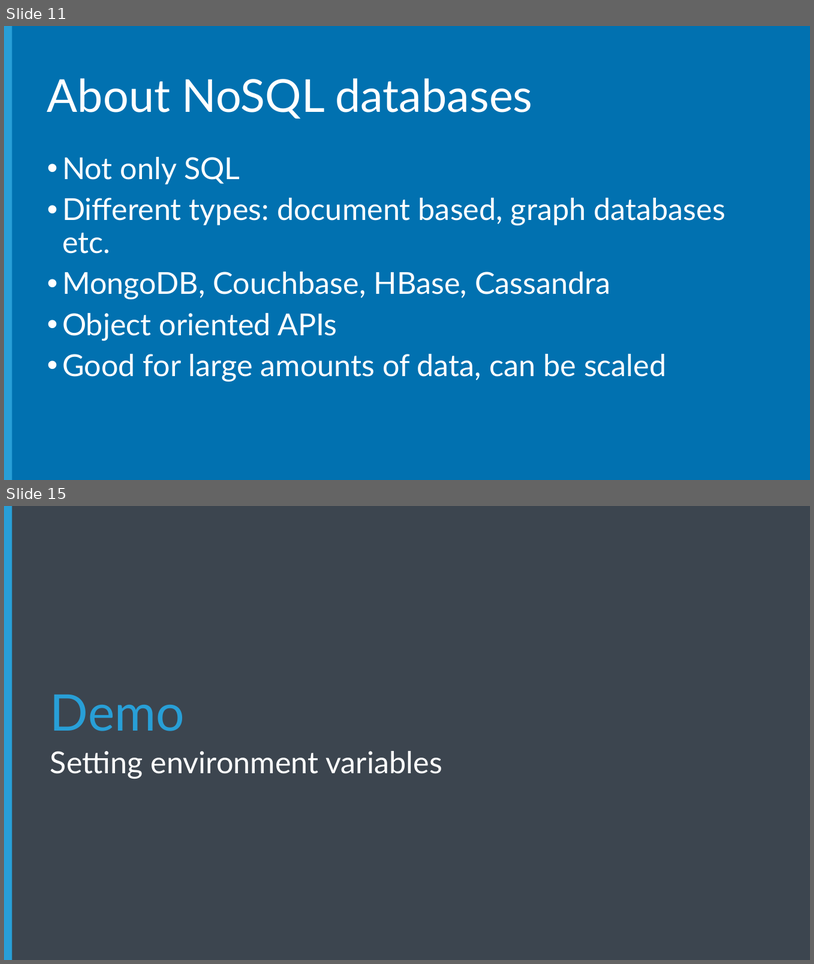
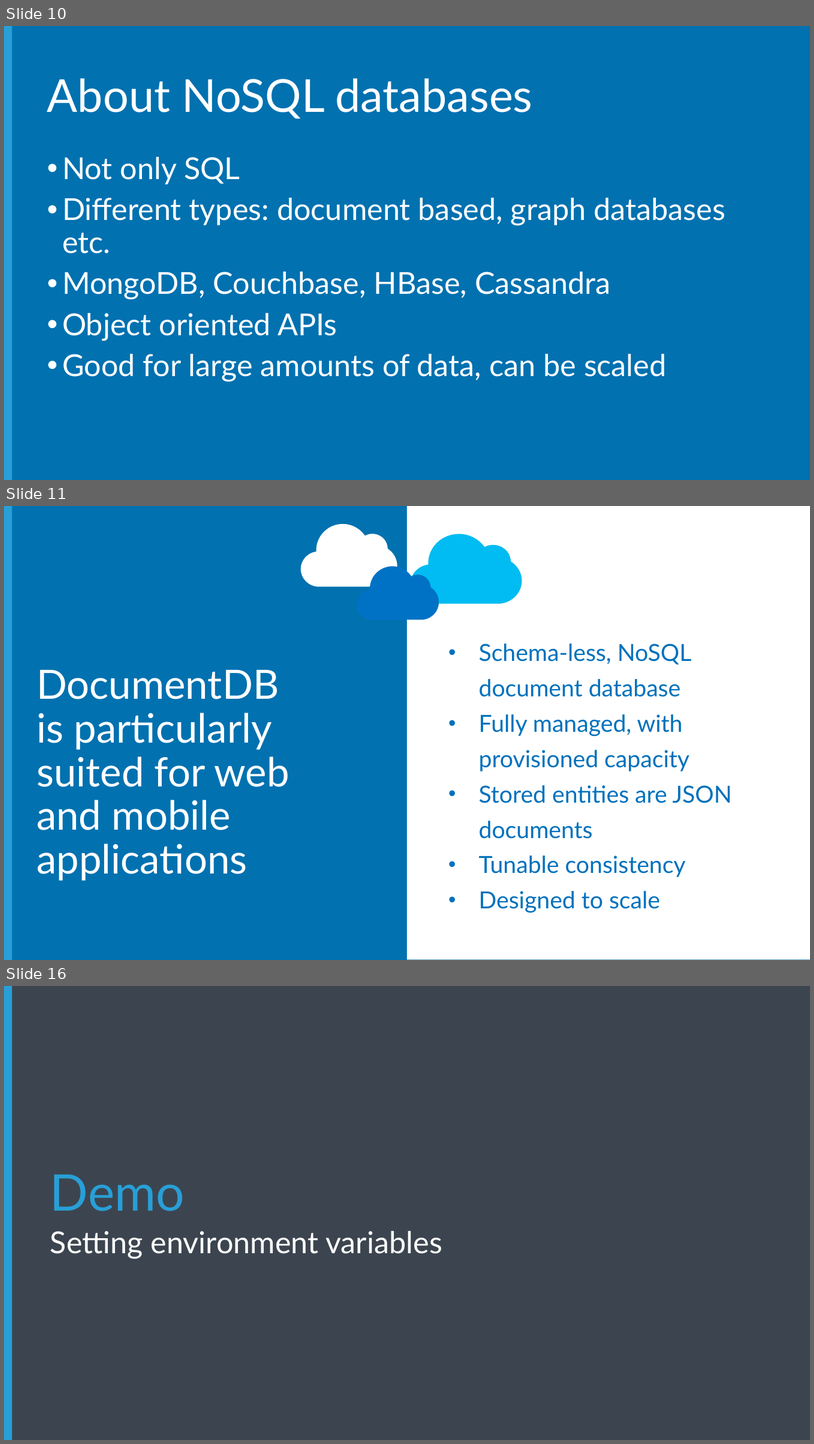
Before and after one commit to Microsoft-Web/NodeCamp, a slide deck: Presentation/BuildingTheBackend/BuildingTheBackend.pptx. Shown one above the other, each under a label of ours: slides 11 and 15 before the commit, slides 10, 11 and 16 after it; the slides between them are not shown. The pictures are 814x964 and 814x1444 pixels, drawn with LibreOffice and Linux fonts; fonts in the diff are those of the drawing; background and template pictures are left out. Boxes give left, top, right and bottom in pixels: in the first picture for what was removed or moved away, otherwise in the second. Text is boxed around its words. In the diff, an @@ line names an element or a change of style, - is before the commit and + after.

```diff
--- a/Presentation/BuildingTheBackend/BuildingTheBackend.pptx
+++ b/Presentation/BuildingTheBackend/BuildingTheBackend.pptx
@@ slide 11 added at box(4, 506, 810, 960), background #0171B0; not listed: 1 template element that a slide beside it also shows @@
@@ rectangle added at box(408, 506, 810, 960), fill #FFFFFF @@
@@ freeform shape added at box(301, 524, 398, 587), fill #FFFFFF @@
@@ freeform shape added at box(411, 534, 522, 603), fill #00BCF2 @@
@@ freeform shape added at box(357, 567, 439, 620), fill #0072C6 @@
@@ text added at box(479, 643, 732, 912), 28 pt, text #0071BC @@
+• Schema-less, NoSQL document database
+• Fully managed, with provisioned capacity
+• Stored entities are JSON documents
+• Tunable consistency
+• Designed to scale
@@ title added at box(36, 670, 289, 880), 48 pt, text #FFFFFF @@
+DocumentDB
+is particularly
+suited for web
+and mobile
+applications
@@ what was slide 11 is now slide 10 @@
@@ what was slide 15 is now slide 16 @@
```
Also in this commit, not shown: 2 slides changed, 3 other slides added, 1 slide removed, 17 other files.
